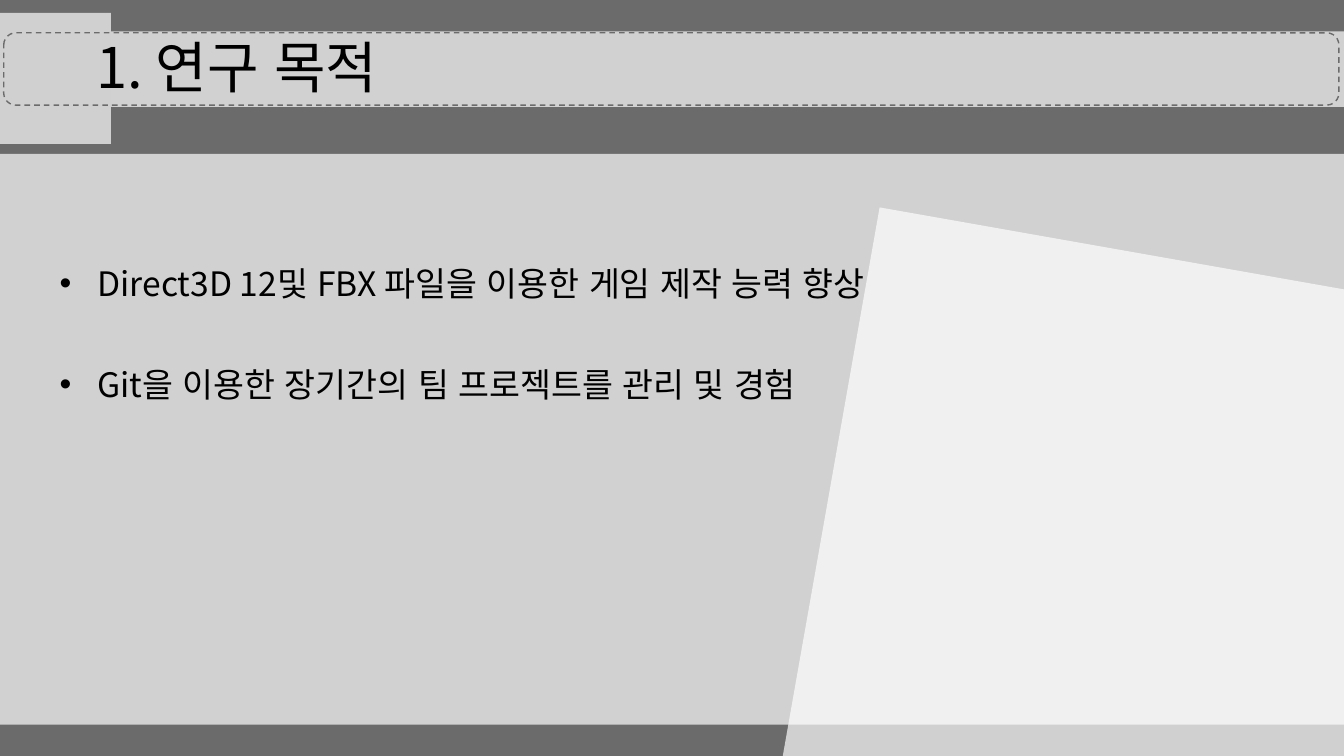
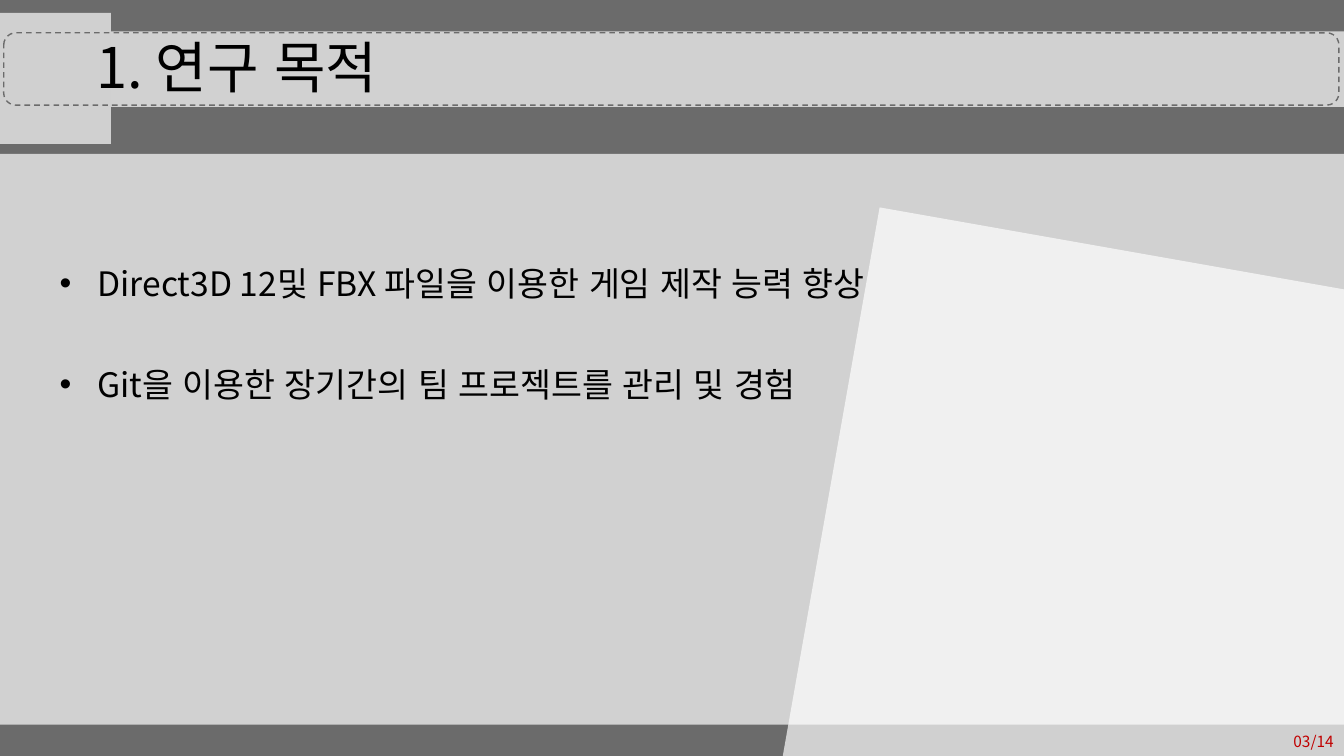
Before and after one commit to eunjiyun/Graduation_Work, a slide deck: slide 3 of Game_Design/Vodoo_Doll.pptx. Drawn at 1344x756 pixels with LibreOffice and Linux fonts; fonts in the diff are those of the drawing; grey boxes stand for pictures. Boxes give left, top, right and bottom in pixels: in the first picture for what was removed or moved away, otherwise in the second. Text is boxed around its words. In the diff, an @@ line names an element or a change of style, - is before the commit and + after.

```diff
--- a/Game_Design/Vodoo_Doll.pptx
+++ b/Game_Design/Vodoo_Doll.pptx
@@ text added at [1293, 735, 1333, 750], 11 pt, text #C00000 @@
+03/14
```
Also in this commit, not shown: 11 other slides changed.
